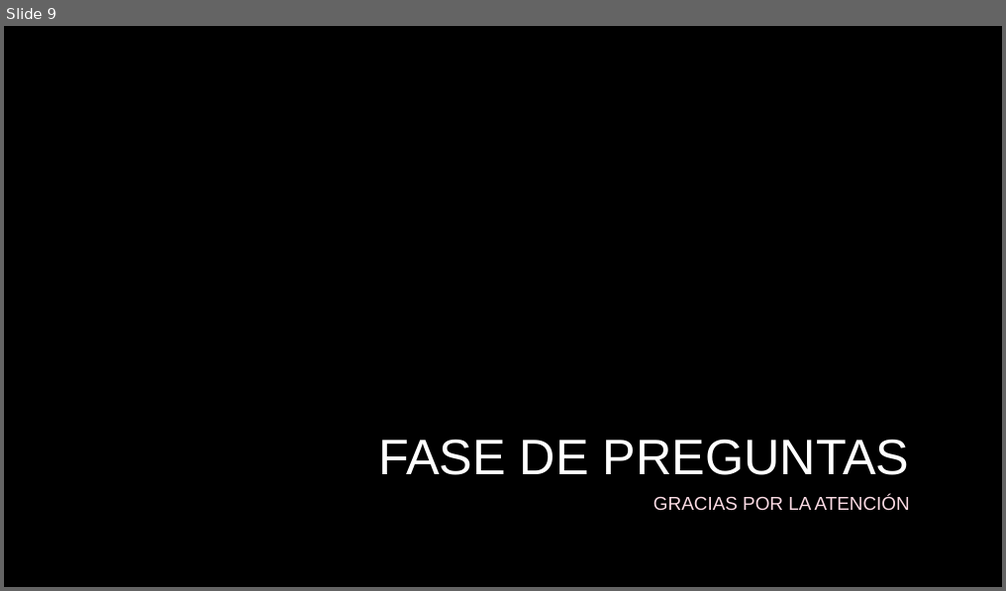
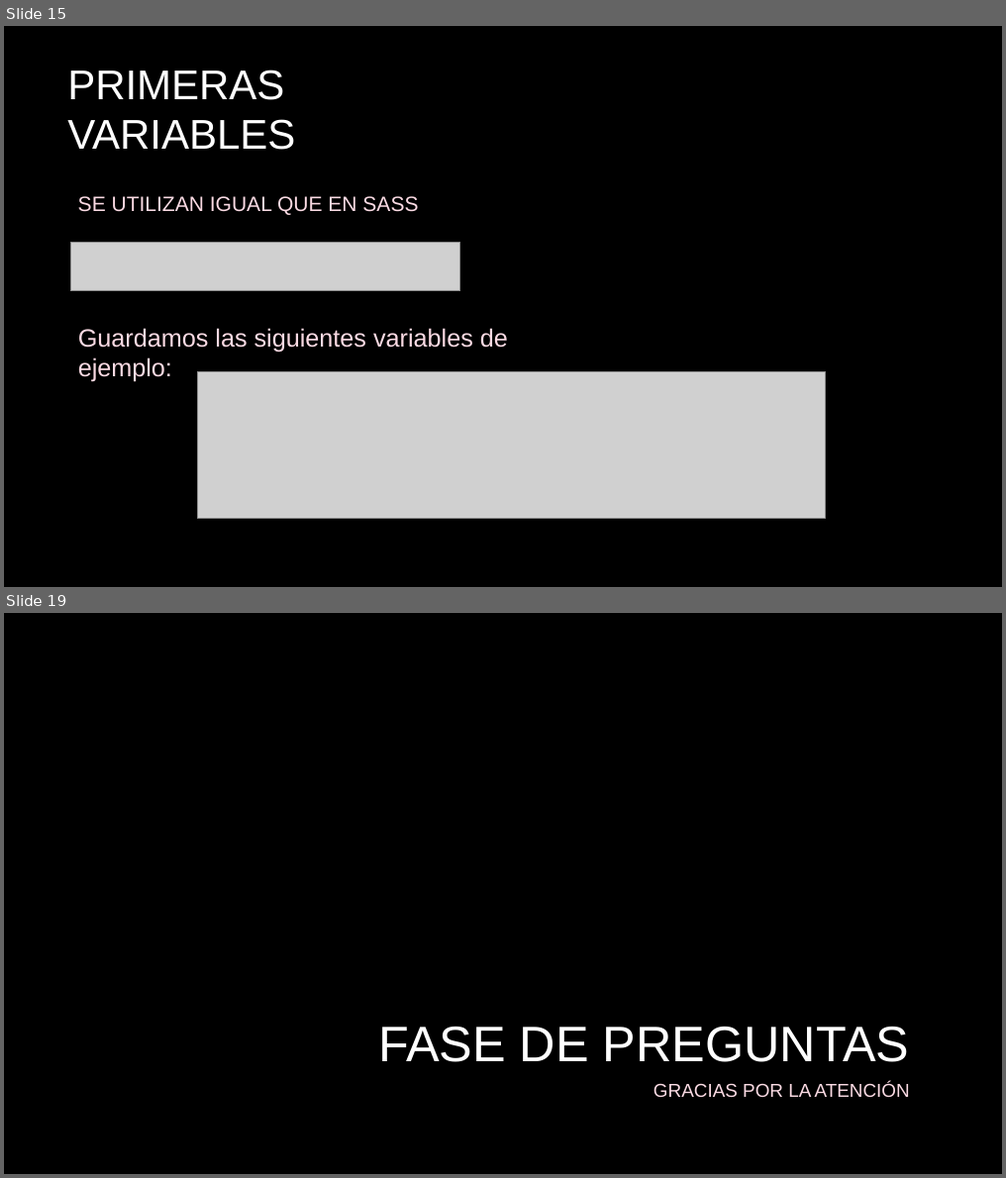
Before and after one commit to marcosfdsl/dawe2-diwe-susy, a slide deck: Susy.pptx. Shown one above the other, each under a label of ours: slide 9 before the commit, slides 15 and 19 after it; the slides between them are not shown. The pictures are 1006x591 and 1006x1178 pixels, drawn with LibreOffice and Linux fonts; fonts in the diff are those of the drawing; grey boxes stand for pictures; background and template pictures are left out. Boxes give left, top, right and bottom in pixels: in the first picture for what was removed or moved away, otherwise in the second. Text is boxed around its words. In the diff, an @@ line names an element or a change of style, - is before the commit and + after.

```diff
--- a/Susy.pptx
+++ b/Susy.pptx
@@ slide 15 added at (4, 26, 1002, 587), background picture (left out) @@
@@ text added at (67, 70, 295, 150), 40 pt, text #FFFFFF @@
+PRIMERAS VARIABLES
@@ text added at (78, 196, 418, 215), 20 pt, text #FADAE3 @@
+SE UTILIZAN IGUAL QUE EN SASS
@@ picture added at (70, 243, 460, 291) @@
@@ text added at (78, 328, 508, 382), 24 pt, text #FADAE3 @@
+Guardamos las siguientes variables de ejemplo:
@@ picture added at (197, 372, 826, 519) @@
@@ what was slide 9 is now slide 19 @@
```
Also in this commit, not shown: 3 slides changed, 9 other slides added, 4 other files.
